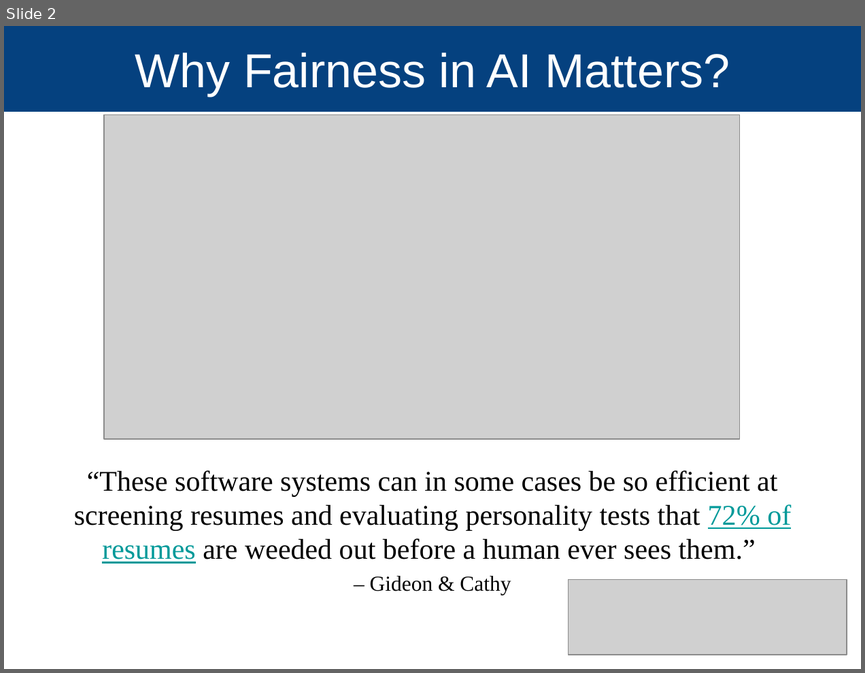
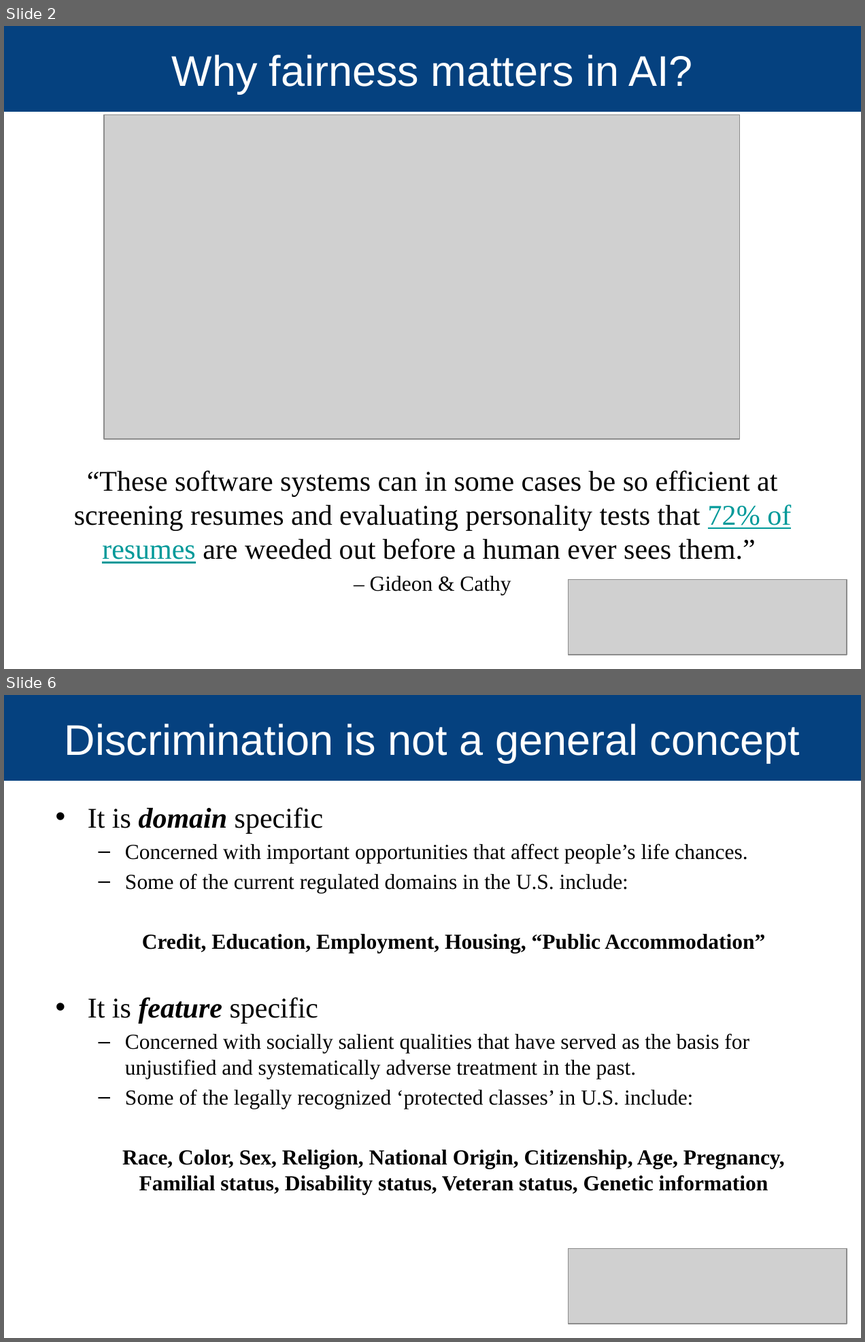
Before and after one commit to Makan-Ar/AI-Fairness-Data-Science, a slide deck: presentation/Makan Arastuie 2018-05-4 Fairness.pptx. Shown one above the other, each under a label of ours: slide 2 before the commit, slides 2 and 6 after it; the slides between them are not shown. The pictures are 865x673 and 865x1342 pixels, drawn with LibreOffice and Linux fonts; fonts in the diff are those of the drawing; grey boxes stand for pictures; background and template pictures are left out. Boxes give left, top, right and bottom in pixels: in the first picture for what was removed or moved away, otherwise in the second. Text is boxed around its words. In the diff, an @@ line names an element or a change of style, - is before the commit and + after.

```diff
--- a/presentation/Makan Arastuie 2018-05-4 Fairness.pptx
+++ b/presentation/Makan Arastuie 2018-05-4 Fairness.pptx
@@ slide 6 added at (4,695,861,1338), background #FFFFFF; not listed: 1 template element that a slide beside it also shows @@
@@ title added at (65,724,800,762), 36 pt, text #FFFFFF @@
+Discrimination is not a general concept
@@ text added at (88,807,785,1195), 18 pt, text #000000 @@
+• It is domain specific
+  – Concerned with important opportunities that affect people’s life chances.
+  – Some of the current regulated domains in the U.S. include:
+  Credit, Education, Employment, Housing, “Public Accommodation”
+• It is feature specific
+  – Concerned with socially salient qualities that have served as the basis for unjustified and systematically adverse treatment in the past.
+  – Some of the legally recognized ‘protected classes’ in U.S. include:
+  Race, Color, Sex, Religion, National Origin, Citizenship, Age, Pregnancy, Familial status, Disability status, Veteran status, Genetic information
@@ picture added at (568,1248,847,1323) @@
@@ slide 2 changed as well @@
@@ title at (172,55,692,93): text changed; size 40 to 36 pt @@
-Why Fairness in AI Matters?
+Why fairness matters in AI?
```
Also in this commit, not shown: 1 other slide changed, 25 other slides added.
